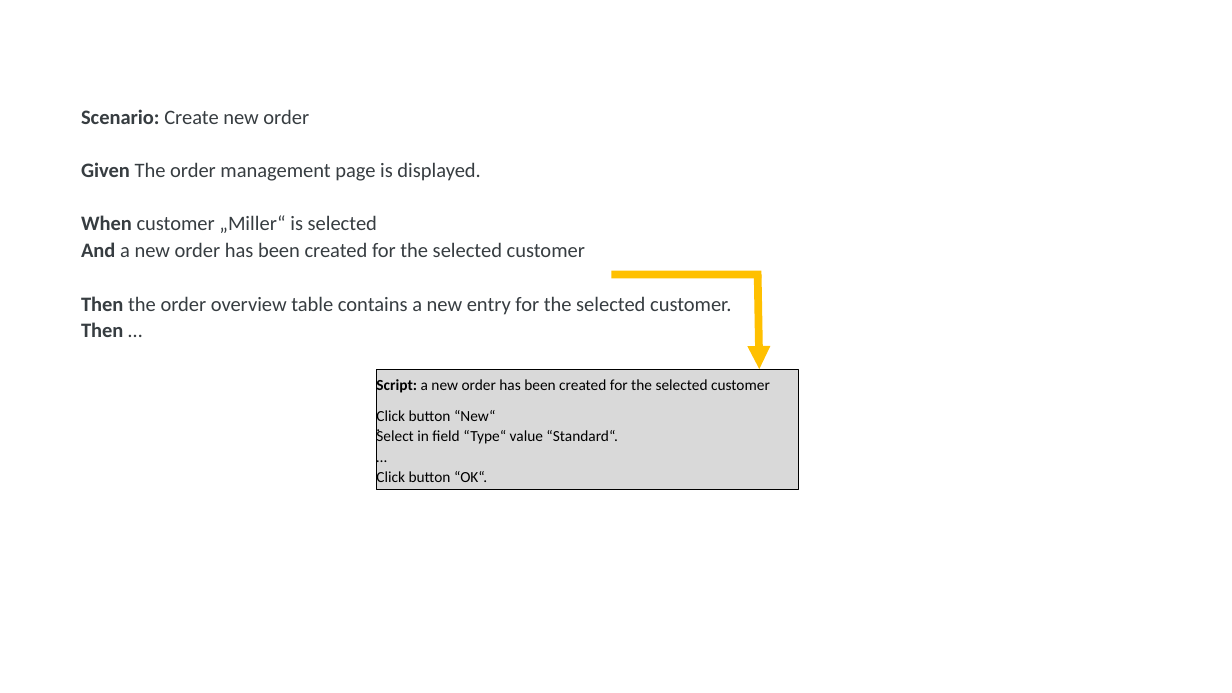
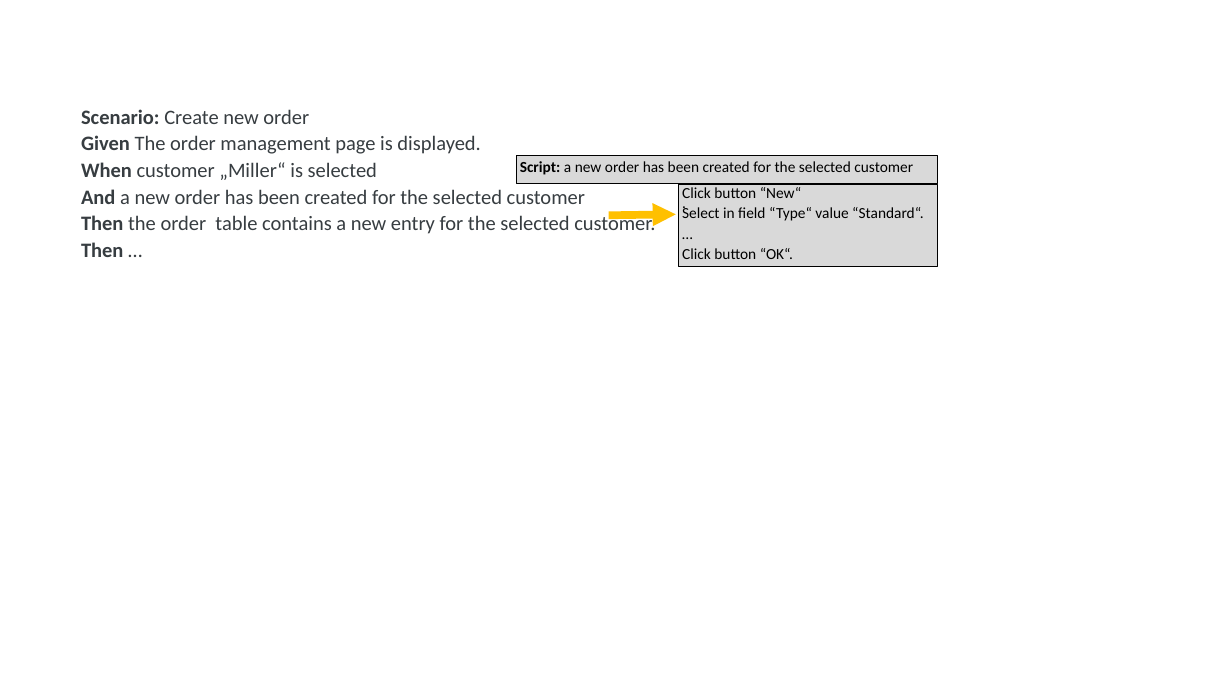
Before and after one commit to iks-gmbh-tools/SysNat, a slide deck: slide 14 of documentation/Figures.pptx. Drawn at 1232x693 pixels with LibreOffice and Linux fonts; fonts in the diff are those of the drawing. Boxes give left, top, right and bottom in pixels: in the first picture for what was removed or moved away, otherwise in the second. Text is boxed around its words. In the diff, an @@ line names an element or a change of style, - is before the commit and + after.

```diff
--- a/documentation/Figures.pptx
+++ b/documentation/Figures.pptx
@@ rectangle added at box(517, 155, 938, 184), fill #D9D9D9, outline #000000 0.5 pt, 12 pt, text #000000 @@
+Script: a new order has been created for the selected customer
@@ rectangle "Click button “New“": place and size @@
-rectangle "Click button “New“" at box(376, 369, 798, 490)
+rectangle "Click button “New“" at box(678, 184, 938, 266)
@@ rectangle "Click button “New“" at box(678, 184, 938, 266): vertical alignment middle to top @@
@@ text at box(81, 213, 655, 234): text changed @@
-Then the order overview table contains a new entry for the selected customer.
+Then the order table contains a new entry for the selected customer.
@@ arrow moved from (758, 274) - (760, 369) to (609, 215) - (676, 214) @@
@@ line removed from (762, 274) to (612, 274) @@
@@ text in rectangle at box(376, 377, 770, 395): paragraph removed @@
-Script: a new order has been created for the selected customer
```
Also in this commit, not shown: 1 other slide changed, 2 other files.
